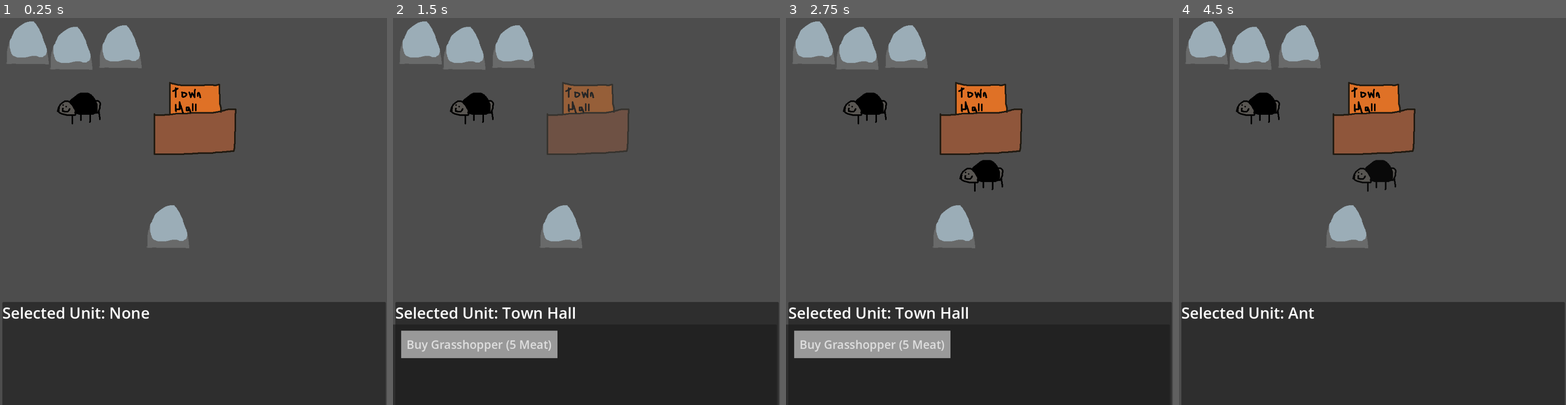
Above: before the commit, frames 1-4 (left to right).
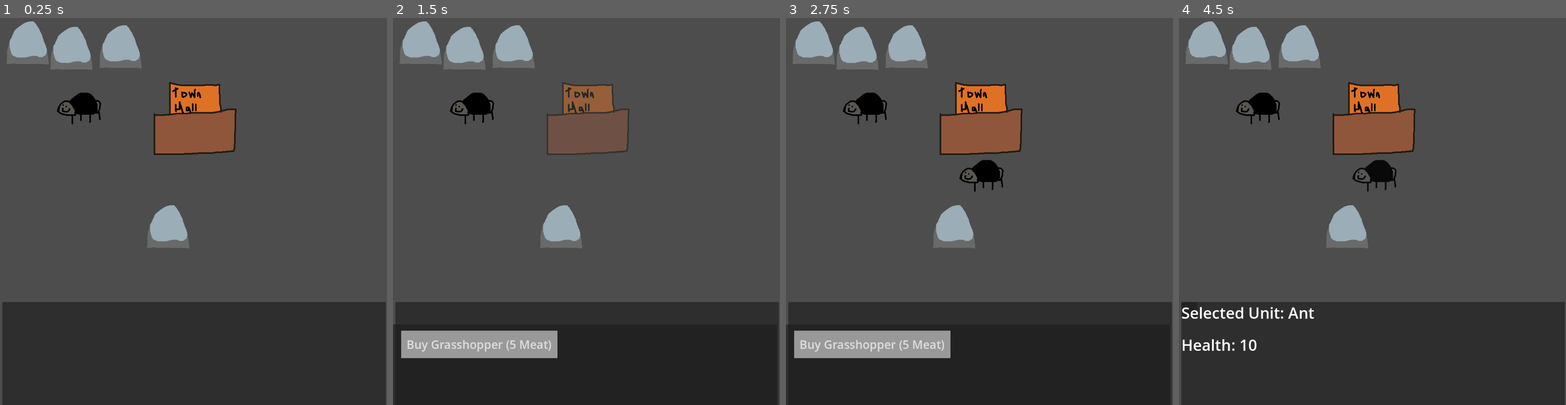
Above: after the commit, the same moments.

Repository: johnfn/LD52
Game: Godot game, scene res://root.tscn
The game is run twice, just before and just after one commit, with the same random seed, the same clock (stepped at 60 frames per second) and the same inputs.
Inputs (mouse positions are in pixels of both pictures, inside the frame that each line leads up to):
- Up to frame 1 (0.25 s): no input
- Up to frame 2 (1.5 s): tap Enter at 0.5 s; move the mouse to (478, 118) at 0.52 s; click (478, 118) at 0.67 s; tap Space at 1.25 s; move the mouse to (590, 118) at 1.27 s; click (590, 118) at 1.42 s
- Up to frame 3 (2.75 s): click "Buy Grasshopper (5 Meat)" at 2 s
- Up to frame 4 (4.5 s): click "Buy Grasshopper (5 Meat)" at 2.75 s; click "Buy Grasshopper (5 Meat)" at 3.5 s; tap Enter at 4.25 s; move the mouse to (1380, 184) at 4.27 s; click (1380, 184) at 4.42 s

The runs differ from the first frame. In frame 1, 0.5% of the frame differs, in the area x 0-39%, y 74-78%; in frame 2, 0.6%, in the area x 0-47%, y 74-78%; in frame 3, 0.6%; in frame 4, 0.2%.

Commit message:
Minor

Diff:
--- a/Ant.gd
+++ b/Ant.gd
@@ -5,17 +5,20 @@
   MOVING
 }
 
+# Used by UIPanel
+var unit_name = "Ant"
+var health = 10
+
+# Private
 var speed = 500
 var status: UnitStatus = UnitStatus.IDLE
-var move_destination: Vector2 = Vector2.ZERO # godot does not allow null for Vector2
+var path: Array[Vector2] = []
 
 @onready
 var shape = $Area
 
 @onready
 var ui_panel = $"/root/Root/UiPanel"
-
-var unit_name = "Ant"
 
 func _ready():
   shape.connect("mouse_entered", func ():
@@ -31,31 +34,31 @@
   )
 
 func _process(_delta: float):
-  pass
+  if status == UnitStatus.MOVING:
+    if path.size() > 0:
+      var next_point = path[0]
+      var direction = (next_point - global_position).normalized()
+      var distance = (next_point - global_position).length()
+
+      if distance < 1:
+        path.pop_front()
+      else:
+        global_position += direction * speed * _delta
+    else:
+      status = UnitStatus.IDLE
 
 func move(destination: Vector2):
-  move_destination = destination
   status = UnitStatus.MOVING
-  queue_redraw()
-
-  print("Yeet")
-
-func round_to_32(vector: Vector2):
-  return Vector2(
-    round(vector.x / 32) * 32,
-    round(vector.y / 32) * 32
-  )
-
-func _draw():
-  if status != UnitStatus.MOVING:
-    return
-
+  path = find_path(global_position, destination)
+
+
+func find_path(initial_start: Vector2, initial_end: Vector2):
   var cell_size = 32
 
   var all_colliders = get_tree().get_nodes_in_group("collider")
 
-  var start = round_to_32(global_position)
-  var end = round_to_32(move_destination)
+  var start = round_to_32(initial_start)
+  var end = round_to_32(initial_end)
 
   var top_left = Vector2(min(start.x, end.x), min(start.y, end.y))
   var bottom_right = Vector2(max(start.x, end.x), max(start.y, end.y))
@@ -102,30 +105,120 @@
         Vector2(x + cell_size, y),
         Vector2(x - cell_size, y),
         Vector2(x, y + cell_size),
-        Vector2(x, y - cell_size)
+        Vector2(x, y - cell_size),
+        Vector2(x + cell_size, y + cell_size),
+        Vector2(x - cell_size, y - cell_size),
+        Vector2(x + cell_size, y - cell_size),
+        Vector2(x - cell_size, y + cell_size)
       ]
 
       for neighbor in neighbors:
         if point_ids.has(neighbor):
           astar.connect_points(point_ids[point], point_ids[neighbor])
 
-          draw_line(
-            point - global_position,
-            neighbor - global_position,
-            Color(0, 1, 0, 0.8)
-          )
-
   if !point_ids.has(start) or !point_ids.has(end):
     print("No path found")
-    return
+
+    return []
 
   var path = astar.get_point_path(
     point_ids[start],
     point_ids[end]
   )
 
+  var array_path: Array[Vector2] = []
+
   for point in path:
-    draw_rect(Rect2(point - global_position, Vector2(32, 32)), Color(1, 0, 0, 0.8), false)
+    array_path.append(point)
+
+  return array_path
+
+func round_to_32(vector: Vector2):
+  return Vector2(
+    round(vector.x / 32) * 32,
+    round(vector.y / 32) * 32
+  )
+
+# func _draw():
+#   if status != UnitStatus.MOVING:
+#     return
+
+#   var cell_size = 32
+
+#   var all_colliders = get_tree().get_nodes_in_group("collider")
+
+#   var start = round_to_32(global_position)
+#   var end = round_to_32(move_destination)
+
+#   var top_left = Vector2(min(start.x, end.x), min(start.y, end.y))
+#   var bottom_right = Vector2(max(start.x, end.x), max(start.y, end.y))
+
+#   for collider in all_colliders:
+#     top_left.x = min(top_left.x, collider.global_position.x)
+#     top_left.y = min(top_left.y, collider.global_position.y)
+
+#     bottom_right.x = max(bottom_right.x, collider.global_position.x)
+#     bottom_right.y = max(bottom_right.y, collider.global_position.y)
+
+#   top_left -= Vector2(320, 320)
+#   bottom_right += Vector2(320, 320)
+
+#   top_left = round_to_32(top_left)
+#   bottom_right = round_to_32(bottom_right)
+
+#   var astar = AStar2D.new()
+#   var point_ids = {}
+#   var last_id = 0
+
+#   var f: PhysicsPointQueryParameters2D = PhysicsPointQueryParameters2D.new()
+#   f.exclude = []
+#   f.collide_with_areas = true
+#   f.collide_with_bodies = true
+#   f.collision_mask = 0b00000000000000000000000000000010
+
+#   for x in range(top_left.x, bottom_right.x, cell_size):
+#     for y in range(top_left.y, bottom_right.y, cell_size):
+#       last_id += 1
+
+#       var point = Vector2(x, y)
+#       f.position = point
+
+#       var collisions = get_world_2d().direct_space_state.intersect_point(f)
+
+#       if collisions.size() > 0:
+#         continue
+
+#       point_ids[point] = last_id
+#       astar.add_point(last_id, Vector2(x, y))
+
+#       var neighbors = [
+#         Vector2(x + cell_size, y),
+#         Vector2(x - cell_size, y),
+#         Vector2(x, y + cell_size),
+#         Vector2(x, y - cell_size)
+#       ]
+
+#       for neighbor in neighbors:
+#         if point_ids.has(neighbor):
+#           astar.connect_points(point_ids[point], point_ids[neighbor])
+
+#           draw_line(
+#             point - global_position,
+#             neighbor - global_position,
+#             Color(0, 1, 0, 0.8)
+#           )
+
+#   if !point_ids.has(start) or !point_ids.has(end):
+#     print("No path found")
+#     return
+
+#   var path = astar.get_point_path(
+#     point_ids[start],
+#     point_ids[end]
+#   )
+
+#   for point in path:
+#     draw_rect(Rect2(point - global_position, Vector2(32, 32)), Color(1, 0, 0, 0.8), false)
 
   # var stack = []
   # var prev_cell = {}
--- a/Map.gd
+++ b/Map.gd
@@ -4,11 +4,11 @@
 var ui_panel = $"/root/Root/UiPanel"
 
 func _unhandled_input(event):
-  if event is InputEventMouseButton:
+  if (event is InputEventMouseButton and
+    event.button_index == MOUSE_BUTTON_RIGHT):
+
     if event.is_pressed():
-      var position = event.position
-
-      ui_panel.move(position)
+      ui_panel.move(event.position)
 
 # Called every frame. 'delta' is the elapsed time since the previous frame.
 func _process(delta):
--- a/UiPanel.gd
+++ b/UiPanel.gd
@@ -5,8 +5,10 @@
 @onready var town_hall_panel: Panel = $TownHallPanel
 @onready var build_panel: Panel = $BuildPanel
 @onready var progress_label: Label = $BuildPanel/ProgressLabel
+@onready var unit_panel: Panel = $UnitPanel
 
-@onready var selected_unit_label: Label = $SelectedUnitLabel
+@onready var selected_unit_label: Label = $UnitPanel/SelectedUnitLabel
+@onready var stats_label: Label = $UnitPanel/StatsLabel
 @onready var town_hall_buy_grasshopper_button: Button = $TownHallPanel/BuyGrasshopper
 
 # Called when the node enters the scene tree for the first time.
@@ -24,6 +26,7 @@
 func update_ui():
   var town_hall_panel_visible = false
   var build_panel_visible = false
+  var unit_panel_visible = false
 
   if selected_unit == null:
     selected_unit_label.text = "Selected Unit: None"
@@ -37,8 +40,13 @@
         build_panel_visible = true
         progress_label.text = "Progress: " + str(round(selected_unit.build_progress * 100 / selected_unit.build_time)) + "%"
 
+    if selected_unit.unit_name == "Ant":
+      unit_panel_visible = true
+      stats_label.text = "Health: " + str(selected_unit.health)
+
   town_hall_panel.visible = town_hall_panel_visible
   build_panel.visible = build_panel_visible
+  unit_panel.visible = unit_panel_visible
 
 func select(unit: Sprite2D):
   selected_unit = unit
--- a/root.tscn
+++ b/root.tscn
@@ -61,14 +61,28 @@
 offset_bottom = 1014.0
 script = ExtResource("6_o2q21")
 
-[node name="SelectedUnitLabel" type="Label" parent="UiPanel"]
+[node name="UnitPanel" type="Panel" parent="UiPanel"]
 layout_mode = 0
-offset_right = 251.0
+offset_right = 40.0
+offset_bottom = 40.0
+
+[node name="SelectedUnitLabel" type="Label" parent="UiPanel/UnitPanel"]
+layout_mode = 0
+offset_right = 509.0
 offset_bottom = 79.0
 theme_override_font_sizes/font_size = 40
 text = "Selection: Literally nothing"
 
+[node name="StatsLabel" type="Label" parent="UiPanel/UnitPanel"]
+layout_mode = 1
+offset_top = 83.0
+offset_right = 509.0
+offset_bottom = 162.0
+theme_override_font_sizes/font_size = 40
+text = "Selection: Literally nothing"
+
 [node name="BuildPanel" type="Panel" parent="UiPanel"]
+visible = false
 layout_mode = 0
 offset_left = -4.0
 offset_top = 61.0
@@ -83,6 +97,7 @@
 text = "Progress: 0 / 50"
 
 [node name="TownHallPanel" type="Panel" parent="UiPanel"]
+visible = false
 layout_mode = 0
 offset_left = -9.0
 offset_top = 58.0
Not shown, added: assets/builder_1.png.import
